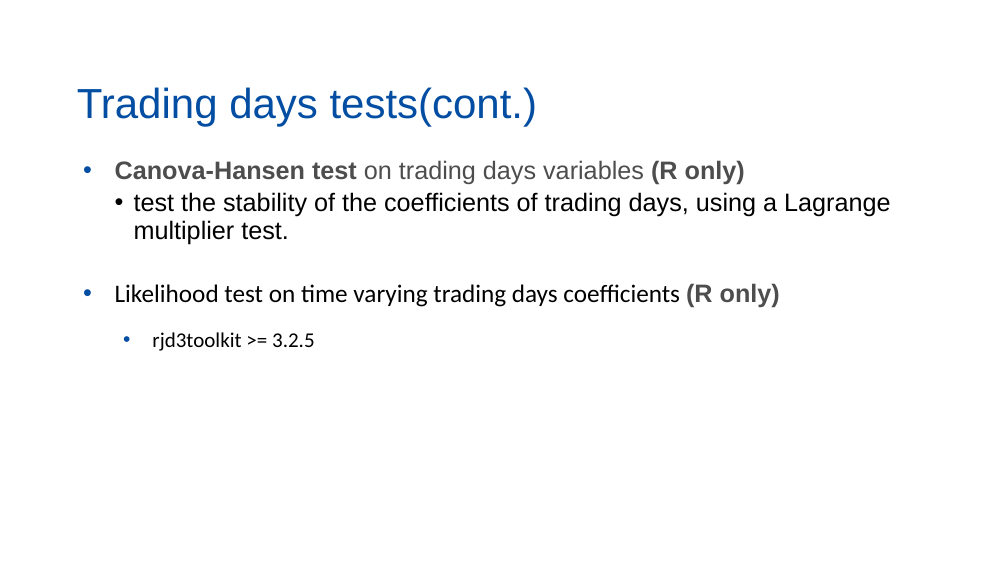
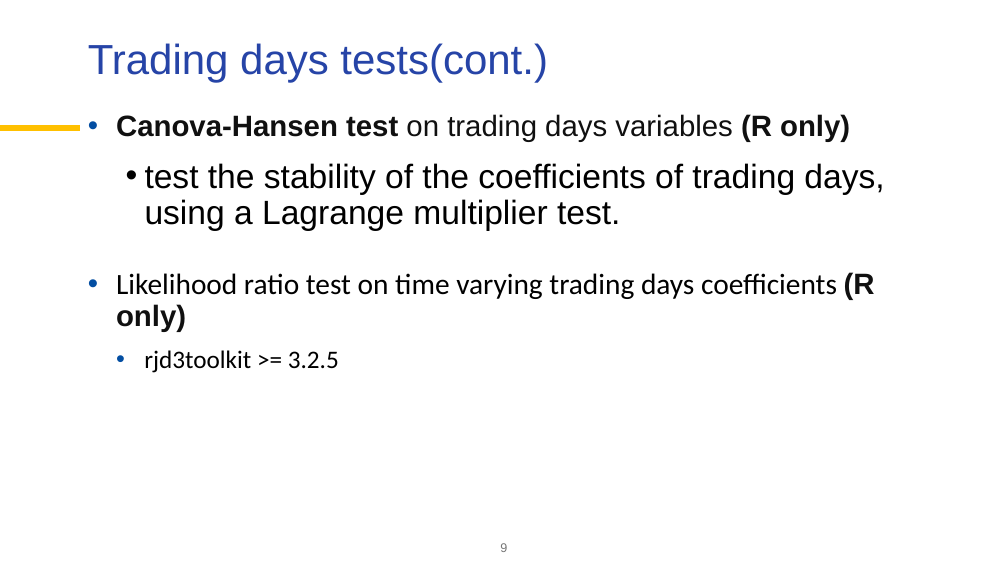
Before and after one commit to palatej/ESTP2026, a slide deck: slide 9 of 1.6 Seasonality tests.pptx. Drawn at 1008x567 pixels with LibreOffice and Linux fonts; fonts in the diff are those of the drawing; background and template pictures are left out. Boxes give left, top, right and bottom in pixels: in the first picture for what was removed or moved away, otherwise in the second. Text is boxed around its words. In the diff, an @@ line names an element or a change of style, - is before the commit and + after.

```diff
--- a/1.6 Seasonality tests.pptx
+++ b/1.6 Seasonality tests.pptx
@@ title "Trading days tests(cont.)": place and size @@
-title "Trading days tests(cont.)" at (77,87,538,127)
+title "Trading days tests(cont.)" at (88,43,548,82)
@@ title "Trading days tests(cont.)" at (88,43,548,82): text colour #034EA2 to #2644A7; vertical alignment bottom to top @@
@@ text "Canova-Hansen test on trading days ...": place and size @@
-text "Canova-Hansen test on trading days ..." at (115,160,890,351)
+text "Canova-Hansen test on trading days ..." at (116,114,884,373)
@@ text at (116,114,884,373): size 24 to 28 pt, text colour #4D4D4D to #101010 in "Canova-Hansen test on trading days variables (R ..."; size 24 to 32 pt in "test the stability of the coefficients of ..."; size 20 to 24 pt in "rjd3toolkit >= 3.2.5"; indent changed; line spacing 1 to 0.9; more space between paragraphs; less space between paragraphs @@
@@ line added from (0, 129) to (80, 129), #FFC000 6 pt @@
@@ text at (116,272,875,332): text changed; size 24 to 28 pt @@
-• Likelihood test on time varying trading days coefficients (R only)
+• Likelihood ratio test on time varying trading days coefficients (R only)
@@ page number added at (500,543,507,552), 12 pt, text #767676 @@
+9
```
Also in this commit, not shown: 9 other slides changed, 1 slide added, 1 slide removed, 26 other files.
